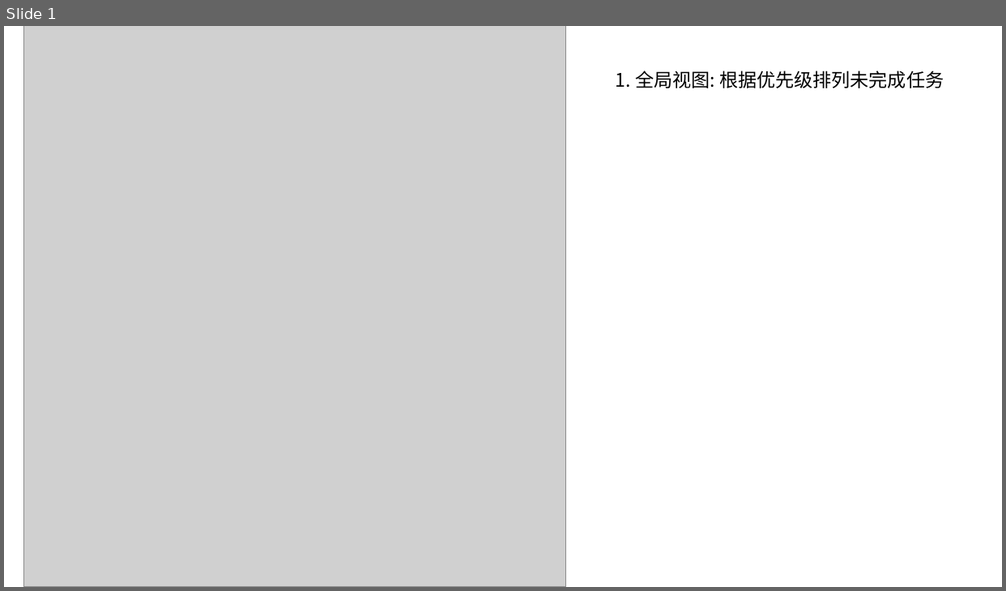
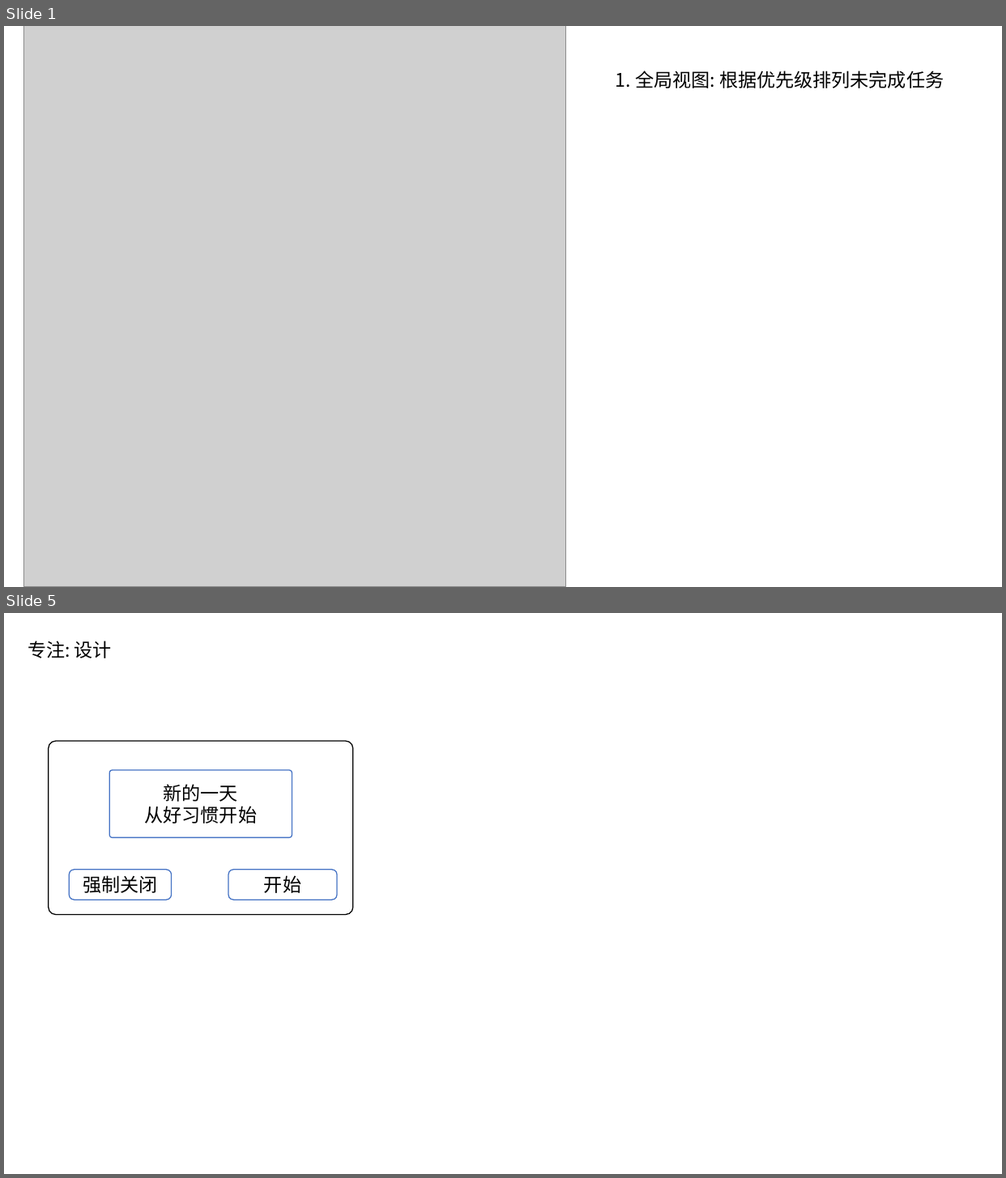
Before and after one commit to featzhang/flake-todo, a slide deck: docs/design/design-20210219.pptx. Shown one above the other, each under a label of ours: slide 1 before the commit, slides 1 and 5 after it; the slides between them are not shown. The pictures are 1006x591 and 1006x1178 pixels, drawn with LibreOffice and Linux fonts; fonts in the diff are those of the drawing; grey boxes stand for pictures. Boxes give left, top, right and bottom in pixels: in the first picture for what was removed or moved away, otherwise in the second. Text is boxed around its words. In the diff, an @@ line names an element or a change of style, - is before the commit and + after.

```diff
--- a/docs/design/design-20210219.pptx
+++ b/docs/design/design-20210219.pptx
@@ slide 5 added at box(4, 613, 1002, 1174), background #FFFFFF @@
@@ text added at box(27, 641, 112, 658), 18 pt, text #000000 @@
+专注: 设计
@@ rounded rectangle added at box(49, 741, 353, 914), fill #FFFFFF, outline #000000 1 pt @@
@@ rounded rectangle added at box(109, 770, 292, 837), fill #FFFFFF, outline #4472C4 1 pt, 18 pt, text #000000 @@
+新的一天
+从好习惯开始
@@ rounded rectangle added at box(69, 870, 172, 900), fill #FFFFFF, outline #4472C4 1 pt, 18 pt, text #000000 @@
+强制关闭
@@ rounded rectangle added at box(228, 870, 337, 900), fill #FFFFFF, outline #4472C4 1 pt, 18 pt, text #000000 @@
+开始
```
Also in this commit, not shown: 1 slide changed, 6 other slides added, 2 slides removed, 31 other files.
